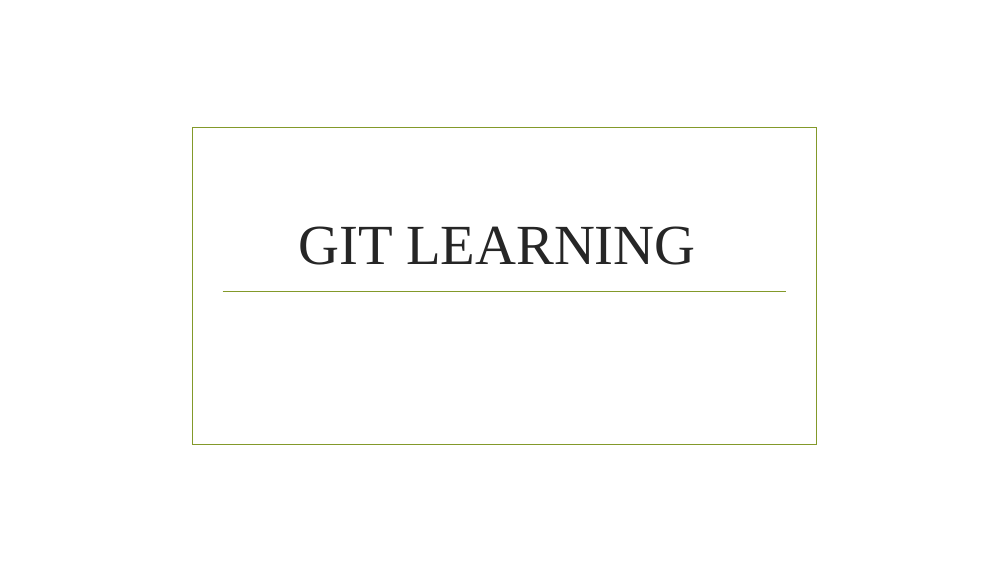
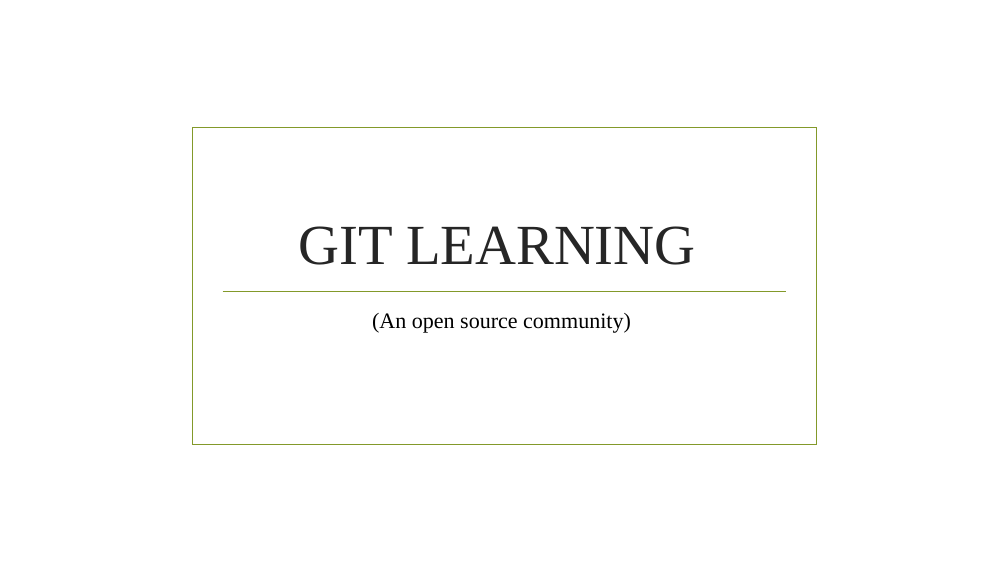
Before and after one commit to amishagupta-11/LearnGit, a slide deck: slide 1 of git.pptx. Drawn at 1008x567 pixels with LibreOffice and Linux fonts; fonts in the diff are those of the drawing; background and template pictures are left out. Boxes give left, top, right and bottom in pixels: in the first picture for what was removed or moved away, otherwise in the second. Text is boxed around its words. In the diff, an @@ line names an element or a change of style, - is before the commit and + after.

```diff
--- a/git.pptx
+++ b/git.pptx
@@ subtitle added at (372, 313, 631, 333), 21 pt, text #000000 @@
+(An open source community)
```
Also in this commit, not shown: 6 other slides changed, 34 slides added.
